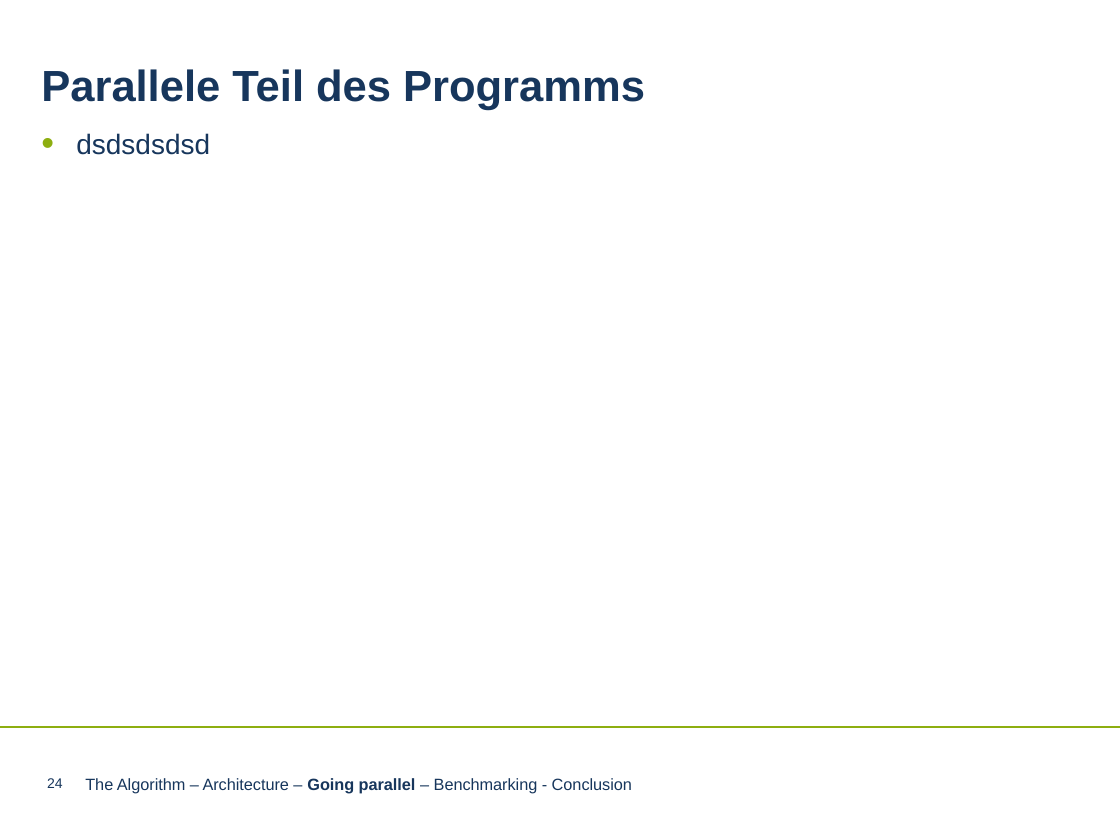
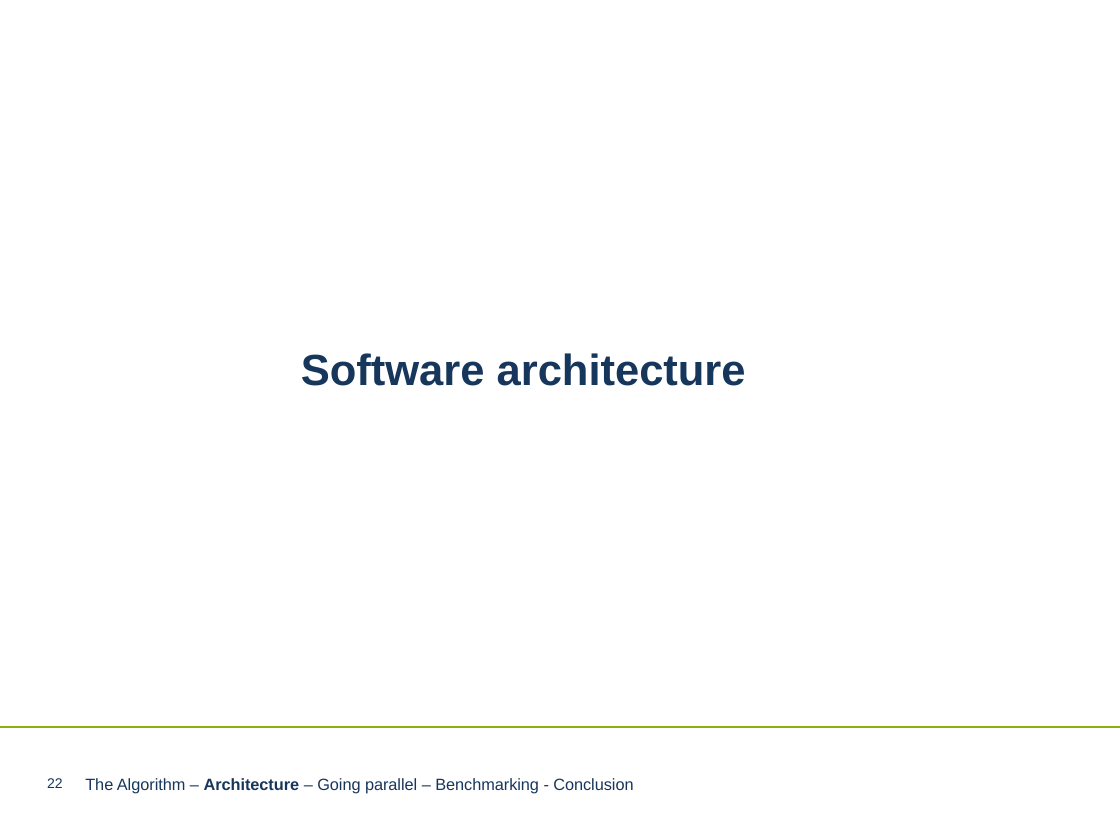
Before and after one commit to LnFlg/Perceptron, a slide deck: slide 22 of Perceptron Algorithm neueres PPT-Format.pptx (slide 24 before the commit). Drawn at 1120x840 pixels with LibreOffice and Linux fonts; fonts in the diff are those of the drawing; background and template pictures are left out. Boxes give left, top, right and bottom in pixels: in the first picture for what was removed or moved away, otherwise in the second. Text is boxed around its words. In the diff, an @@ line names an element or a change of style, - is before the commit and + after.

```diff
--- a/Perceptron Algorithm neueres PPT-Format.pptx
+++ b/Perceptron Algorithm neueres PPT-Format.pptx
@@ text removed at (41,69,645,110) @@
-Parallele Teil des Programms
@@ text removed at (76,133,210,155) @@
-• dsdsdsdsd
@@ text added at (301,353,746,386), 28 pt, text #17365C, bold @@
+Software architecture
@@ page number at (47,778,63,788): text changed @@
-24
+22
@@ text "The Algorithm – Architecture – ..." at (85,778,633,794): bold on in "Architecture"; bold off in "Going parallel" @@
```
Also in this commit, not shown: 26 other slides changed, 4 slides added.
